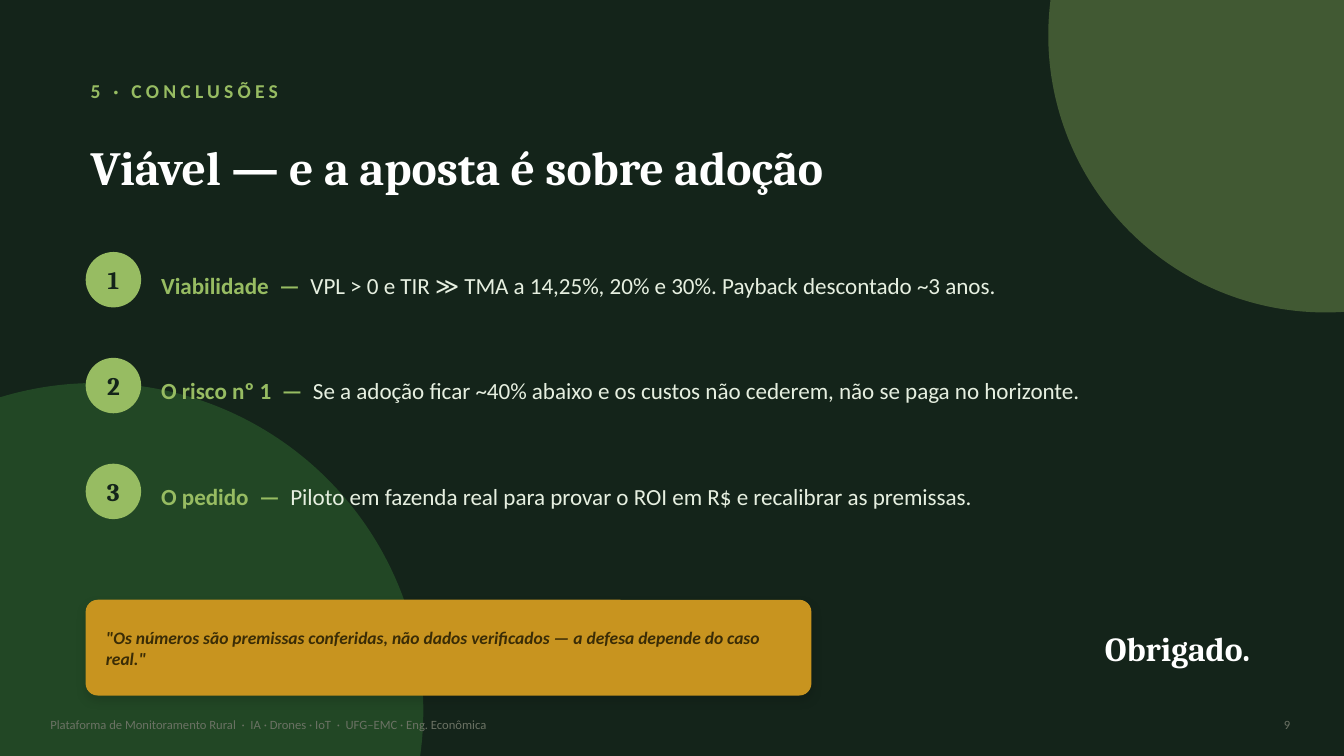
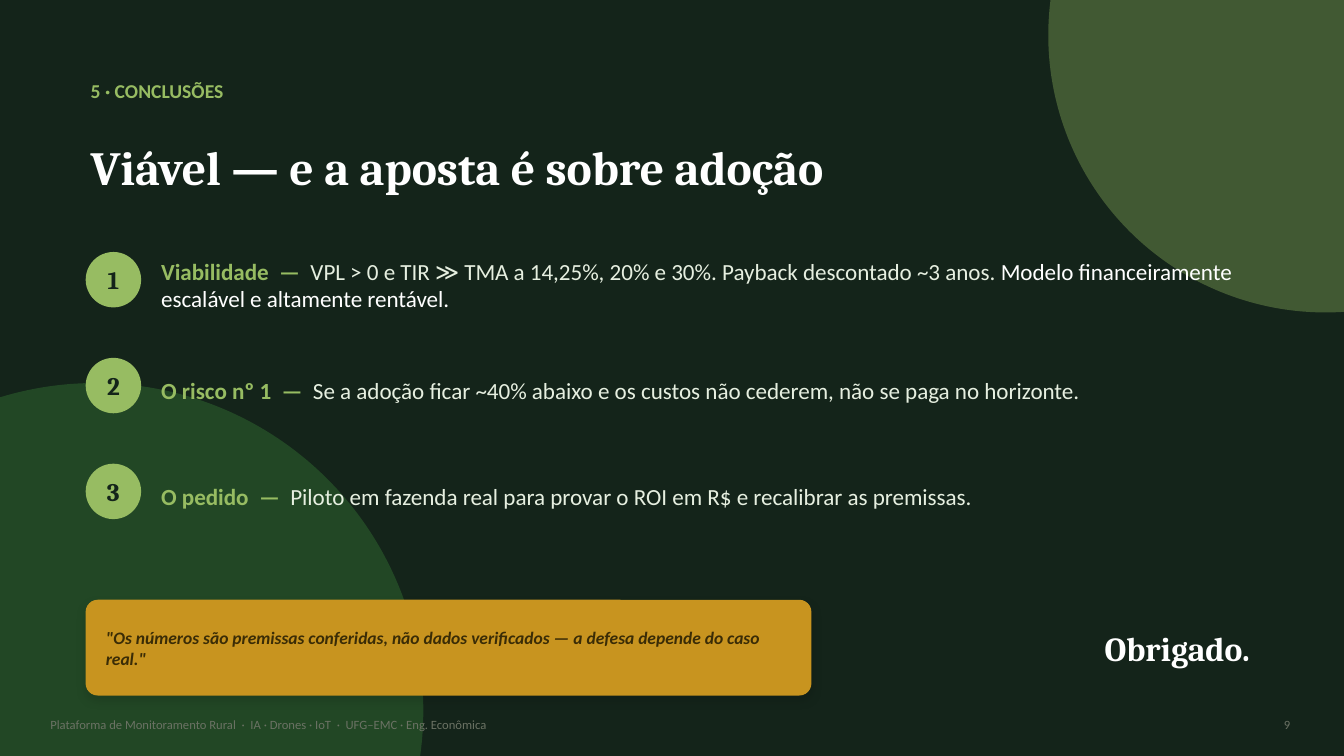
Before and after one commit to higorfs295/eng_eco, a slide deck: slide 9 of docs/apresentação/apresentacao_pitch.pptx. Drawn at 1344x756 pixels with LibreOffice and Linux fonts; fonts in the diff are those of the drawing. Boxes give left, top, right and bottom in pixels: in the first picture for what was removed or moved away, otherwise in the second. Text is boxed around its words. In the diff, an @@ line names an element or a change of style, - is before the commit and + after.

```diff
--- a/docs/apresentação/apresentacao_pitch.pptx
+++ b/docs/apresentação/apresentacao_pitch.pptx
@@ text "5 · CONCLUSÕES" at bbox=[91, 82, 224, 98]: letter spacing 3 to 0 pt @@
@@ text at bbox=[161, 260, 1232, 307]: text changed @@
-Viabilidade — VPL > 0 e TIR ≫ TMA a 14,25%, 20% e 30%. Payback descontado ~3 anos.
+Viabilidade — VPL > 0 e TIR ≫ TMA a 14,25%, 20% e 30%. Payback descontado ~3 anos. Modelo financeiramente escalável e altamente rentável.
```
Also in this commit, not shown: 8 other slides changed, 1 slide added, 4 other files.
